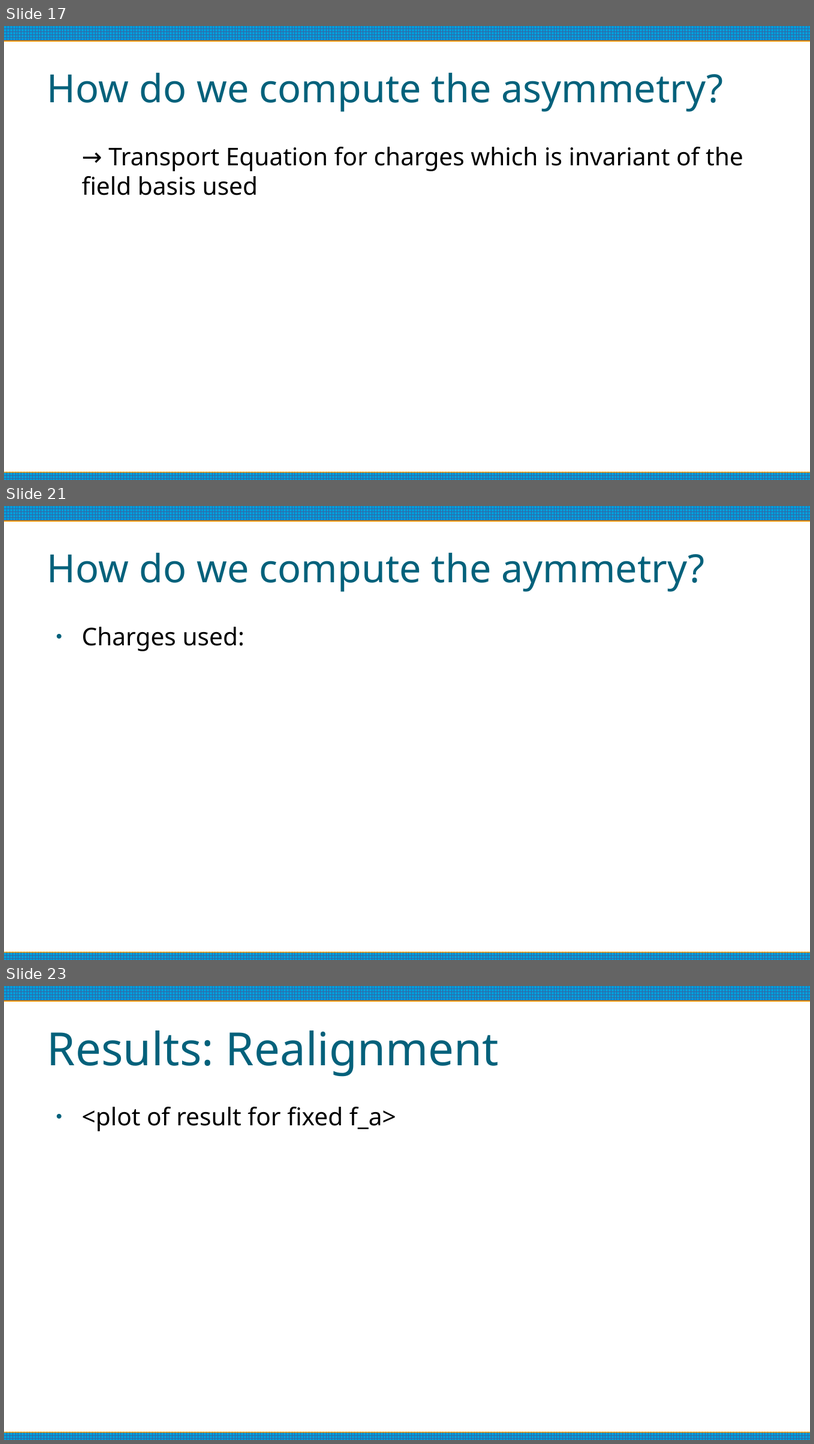
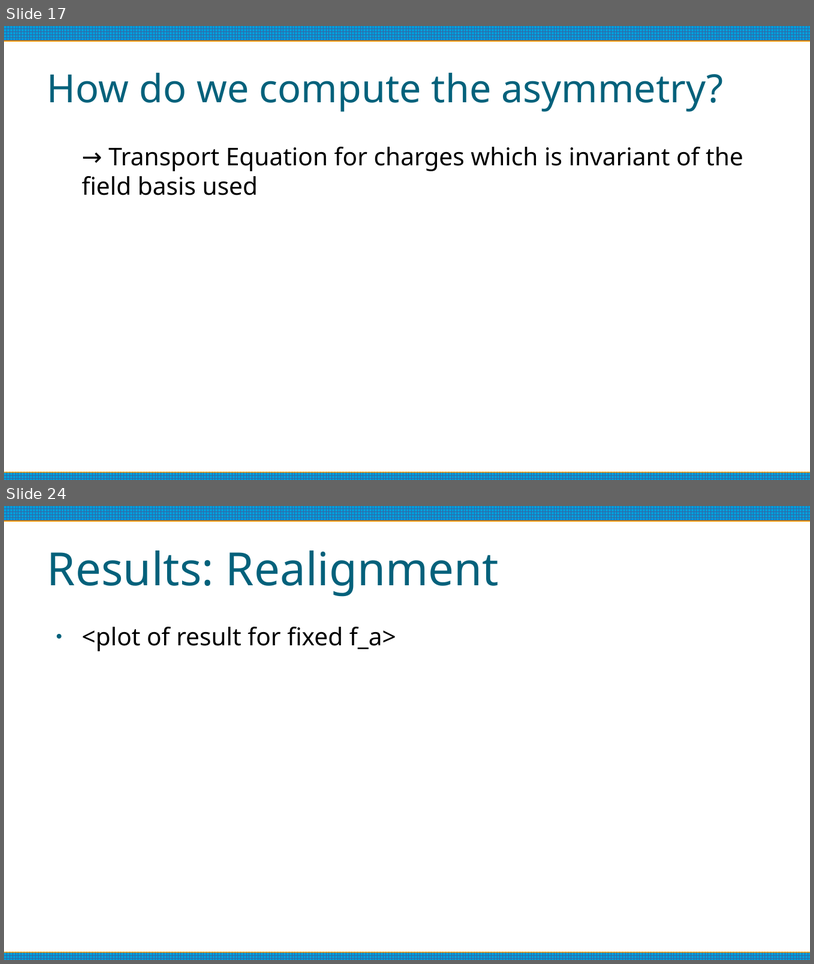
Before and after one commit to anna-jana/masters-project, a slide deck: reports/thesis-talk/presentation.odp. Shown one above the other, each under a label of ours: slides 17, 21 and 23 before the commit, slides 17 and 24 after it; the slides between them are not shown. The pictures are 814x1444 and 814x964 pixels, drawn with LibreOffice and Linux fonts; fonts in the diff are those of the drawing. Boxes give left, top, right and bottom in pixels: in the first picture for what was removed or moved away, otherwise in the second. Text is boxed around its words. In the diff, an @@ line names an element or a change of style, - is before the commit and + after.

```diff
--- a/reports/thesis-talk/presentation.odp
+++ b/reports/thesis-talk/presentation.odp
@@ slide 21 removed at [4, 506, 810, 960], background #FFFFFF; not listed: 2 template elements that a slide beside it also shows @@
@@ title removed at [47, 552, 705, 592] @@
-How do we compute the aymmetry?
@@ text removed at [82, 627, 245, 651] @@
-● Charges used:
@@ what was slide 23 is now slide 24 @@
```
Also in this commit, not shown: 13 slides changed, 2 slides added.
